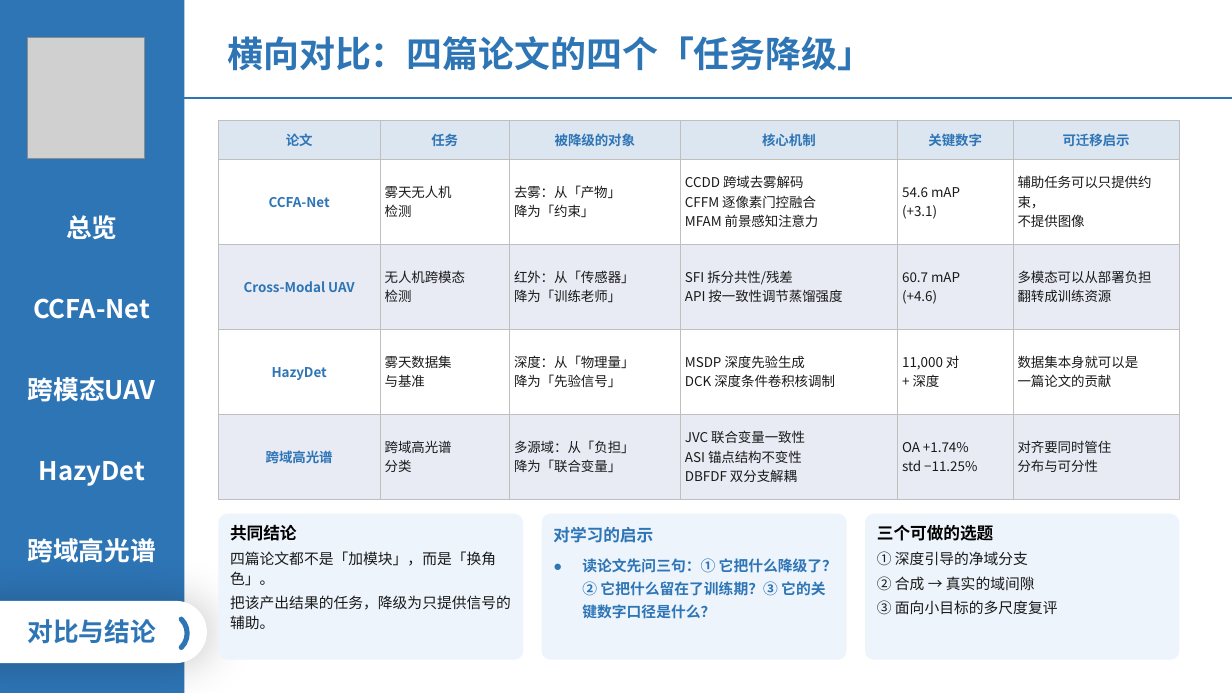
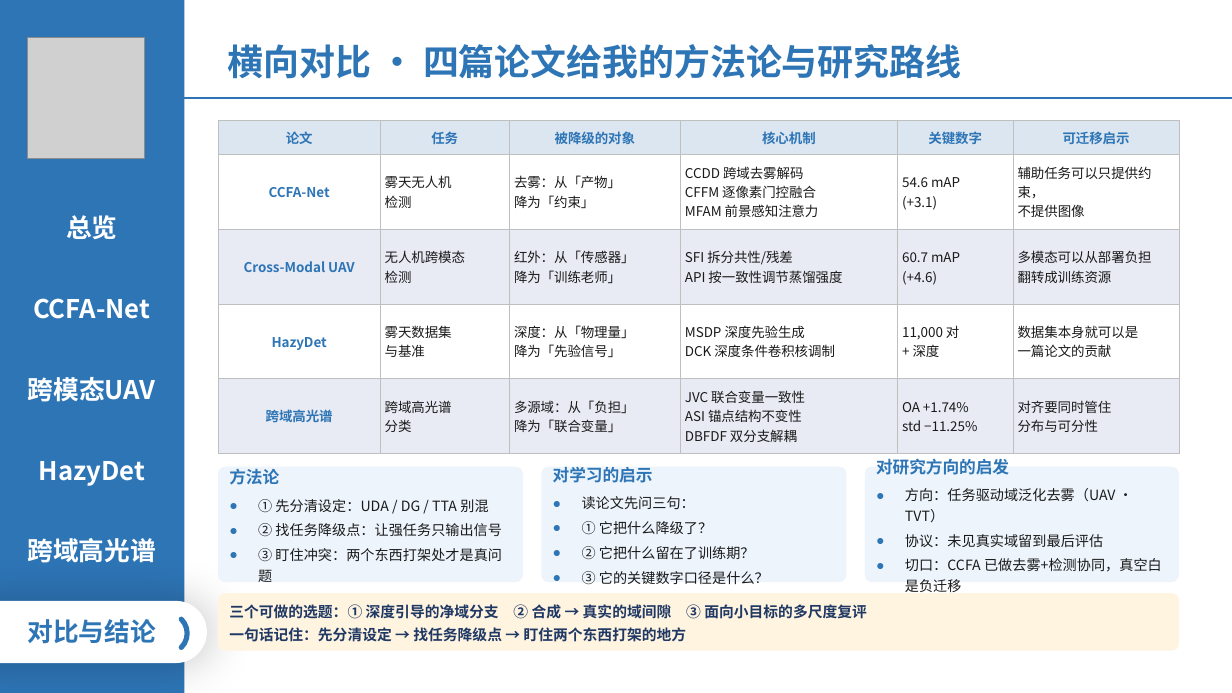
Before and after one commit to 139876/paper-notes, a slide deck: slide 15 of 论文精读/3-HazyDet精读/附件/四篇论文-组会汇报.pptx (slide 14 before the commit). Drawn at 1232x693 pixels with LibreOffice and Linux fonts; fonts in the diff are those of the drawing; grey boxes stand for pictures. Boxes give left, top, right and bottom in pixels: in the first picture for what was removed or moved away, otherwise in the second. Text is boxed around its words. In the diff, an @@ line names an element or a change of style, - is before the commit and + after.

```diff
--- a/论文精读/3-HazyDet精读/附件/四篇论文-组会汇报.pptx
+++ b/论文精读/3-HazyDet精读/附件/四篇论文-组会汇报.pptx
@@ text at [227,44,961,79]: text changed @@
-横向对比：四篇论文的四个「任务降级」
+横向对比 · 四篇论文给我的方法论与研究路线
@@ table: place and size @@
-table at [218,120,1179,501]
+table at [218,120,1179,456]
@@ rounded rectangle added at [218,467,523,582], fill #EDF4FC, 11 pt, text #1A1A1A @@
+方法论
+● ① 先分清设定：UDA / DG / TTA 别混
+● ② 找任务降级点：让强任务只输出信号
+● ③ 盯住冲突：两个东西打架处才是真问题
@@ rounded rectangle "对学习的启示": place and size @@
-rounded rectangle "对学习的启示" at [542,514,847,660]
+rounded rectangle "对学习的启示" at [542,467,847,582]
@@ rounded rectangle "对学习的启示" at [542,467,847,582]: vertical alignment top to middle @@
@@ text in rounded rectangle at [553,467,653,483]: line spacing 1.18 to 1.12; more space between paragraphs @@
@@ rounded rectangle added at [865,467,1179,582], fill #EDF4FC, 11 pt, text #1A1A1A @@
+对研究方向的启发
+● 方向：任务驱动域泛化去雾（UAV · TVT）
+● 协议：未见真实域留到最后评估
+● 切口：CCFA 已做去雾+检测协同，真空白是负迁移
@@ text in rounded rectangle at [582,496,769,585]: text changed; size 11.5 to 11 pt; text colour #2E75B6 to #1A1A1A; bold off @@
-● 读论文先问三句：① 它把什么降级了？② 它把什么留在了训练期？③ 它的关键数字口径是什么？
+● 读论文先问三句：
+● ① 它把什么降级了？
+● ② 它把什么留在了训练期？
+● ③ 它的关键数字口径是什么？
@@ rounded rectangle removed at [218,514,523,660] @@
-共同结论
-四篇论文都不是「加模块」，而是「换角色」。
-把该产出结果的任务，降级为只提供信号的辅助。
@@ rounded rectangle "三个可做的选题：① 深度引导的净域分支 ② 合成 → ...": place and size @@
-rounded rectangle "三个可做的选题：① 深度引导的净域分支 ② 合成 → ..." at [865,514,1179,660]
+rounded rectangle "三个可做的选题：① 深度引导的净域分支 ② 合成 → ..." at [218,593,1179,651]
@@ rounded rectangle "三个可做的选题：① 深度引导的净域分支 ② 合成 → ..." at [218,593,1179,651]: vertical alignment top to middle; fill #EDF4FC to #FFF4E0; proportions changed @@
@@ text in rounded rectangle at [229,604,687,642]: text changed; text colour #1A1A1A to #1F3864; bold on @@
-三个可做的选题
-① 深度引导的净域分支
-② 合成 → 真实的域间隙
-③ 面向小目标的多尺度复评
+三个可做的选题：① 深度引导的净域分支 ② 合成 → 真实的域间隙 ③ 面向小目标的多尺度复评
+一句话记住：先分清设定 → 找任务降级点 → 盯住两个东西打架的地方
```
Also in this commit, not shown: 9 other slides changed, 1 slide added, 2 slides removed.
